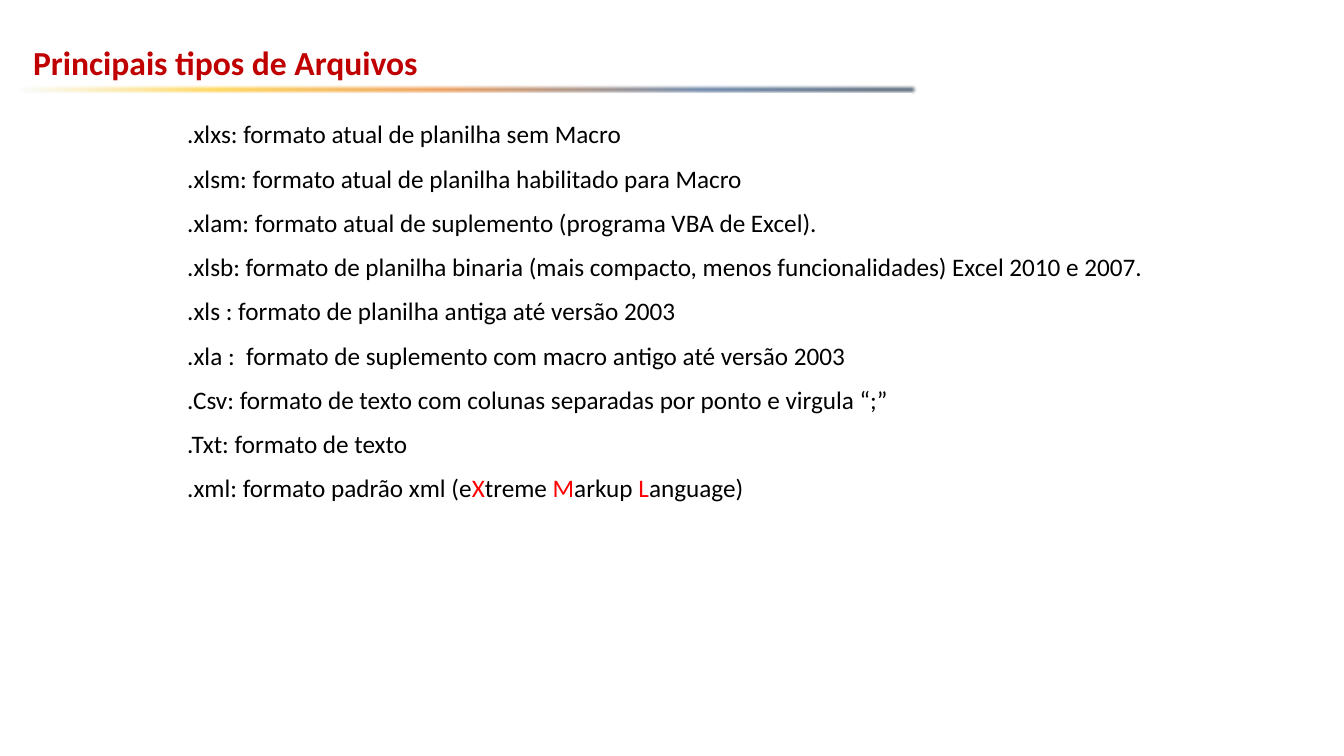
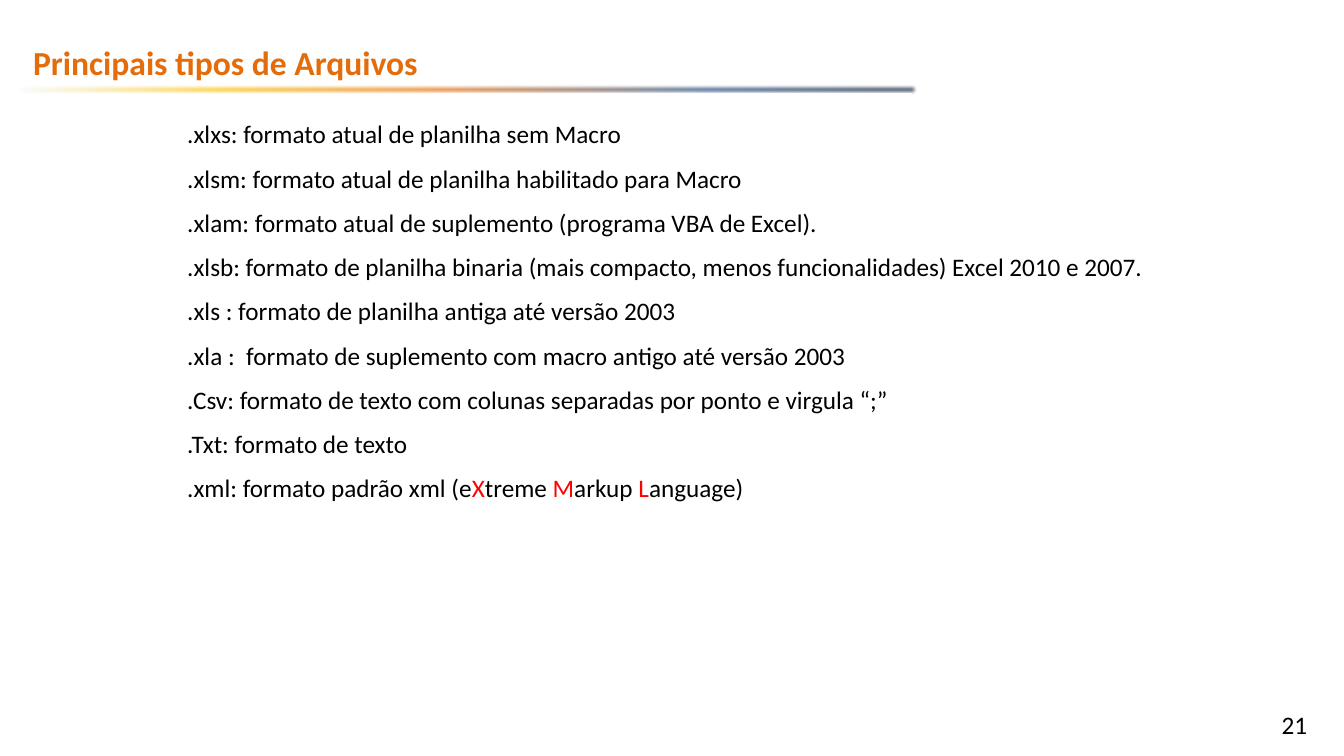
Before and after one commit to emerson-fenrir/Excel_Basico, a slide deck: slide 21 of Aula3.pptx (slide 18 before the commit). Drawn at 1344x756 pixels with LibreOffice and Linux fonts; fonts in the diff are those of the drawing; background and template pictures are left out. Boxes give left, top, right and bottom in pixels: in the first picture for what was removed or moved away, otherwise in the second. Text is boxed around its words. In the diff, an @@ line names an element or a change of style, - is before the commit and + after.

```diff
--- a/Aula3.pptx
+++ b/Aula3.pptx
@@ text "Principais tipos de Arquivos" at (33,51,417,81): text colour #C00000 to #E46C0A @@
@@ page number added at (1282,717,1308,734), 18 pt, text #000000 @@
+21
```
Also in this commit, not shown: 43 other slides changed, 3 slides added, 1 other file.
